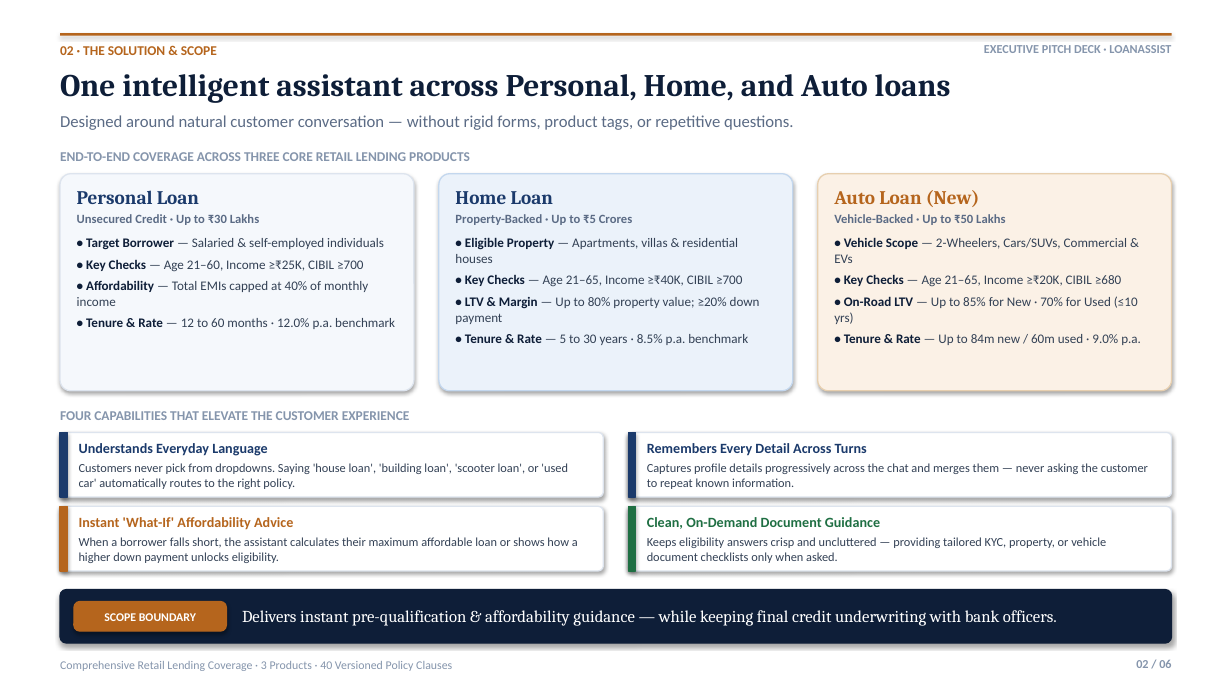
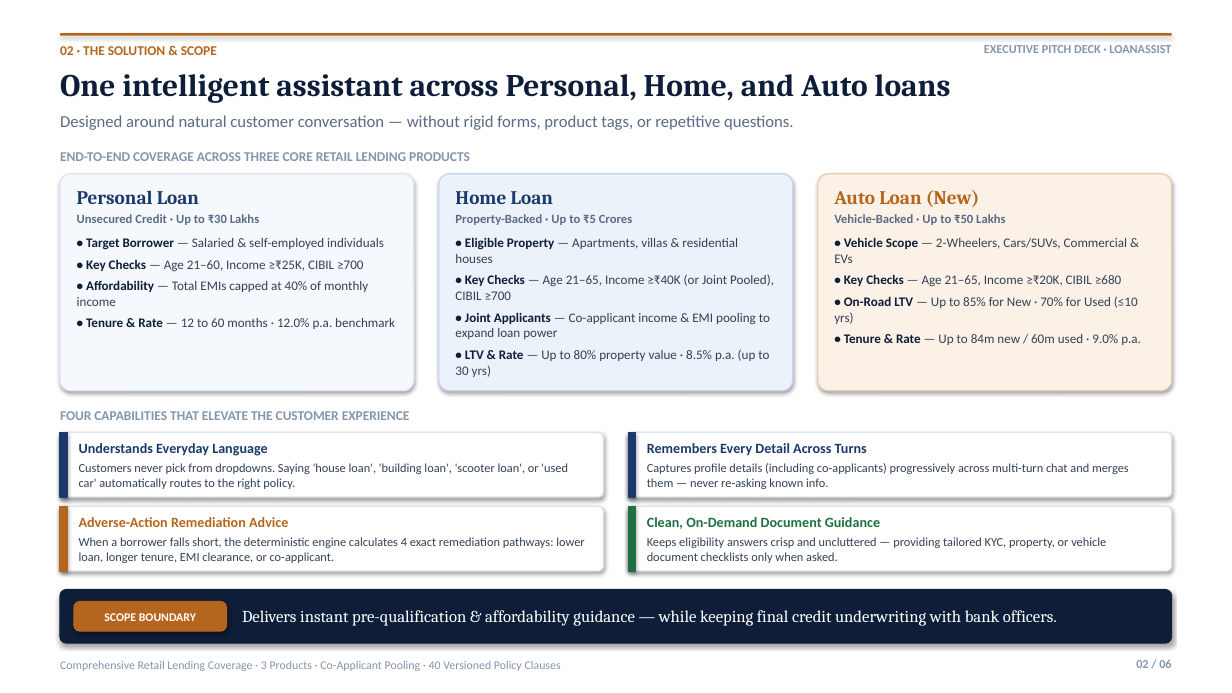
Before and after one commit to mahesh2139/Loan_Eligibility_Assistant, a slide deck: slide 2 of Loan_Eligibility_Assistant.pptx. Drawn at 1232x693 pixels with LibreOffice and Linux fonts; fonts in the diff are those of the drawing. Boxes give left, top, right and bottom in pixels: in the first picture for what was removed or moved away, otherwise in the second. Text is boxed around its words. In the diff, an @@ line names an element or a change of style, - is before the commit and + after.

```diff
--- a/Loan_Eligibility_Assistant.pptx
+++ b/Loan_Eligibility_Assistant.pptx
@@ text at [455,274,774,377]: text changed @@
-• Key Checks — Age 21–65, Income ≥₹40K, CIBIL ≥700
-• LTV & Margin — Up to 80% property value; ≥20% down payment
-• Tenure & Rate — 5 to 30 years · 8.5% p.a. benchmark
+• Key Checks — Age 21–65, Income ≥₹40K (or Joint Pooled), CIBIL ≥700
+• Joint Applicants — Co-applicant income & EMI pooling to expand loan power
+• LTV & Rate — Up to 80% property value · 8.5% p.a. (up to 30 yrs)
@@ text at [647,463,1129,489]: text changed @@
-Captures profile details progressively across the chat and merges them — never asking the customer to repeat known information.
+Captures profile details (including co-applicants) progressively across multi-turn chat and merges them — never re-asking known info.
@@ text at [79,537,584,563]: text changed @@
-When a borrower falls short, the assistant calculates their maximum affordable loan or shows how a higher down payment unlocks eligibility.
+When a borrower falls short, the deterministic engine calculates 4 exact remediation pathways: lower loan, longer tenure, EMI clearance, or co-applicant.
@@ text at [79,517,288,527]: text changed @@
-Instant 'What-If' Affordability Advice
+Adverse-Action Remediation Advice
@@ text at [60,661,561,671]: text changed @@
-Comprehensive Retail Lending Coverage · 3 Products · 40 Versioned Policy Clauses
+Comprehensive Retail Lending Coverage · 3 Products · Co-Applicant Pooling · 40 Versioned Policy Clauses
```
Also in this commit, not shown: 5 other slides changed, 52 other files.
